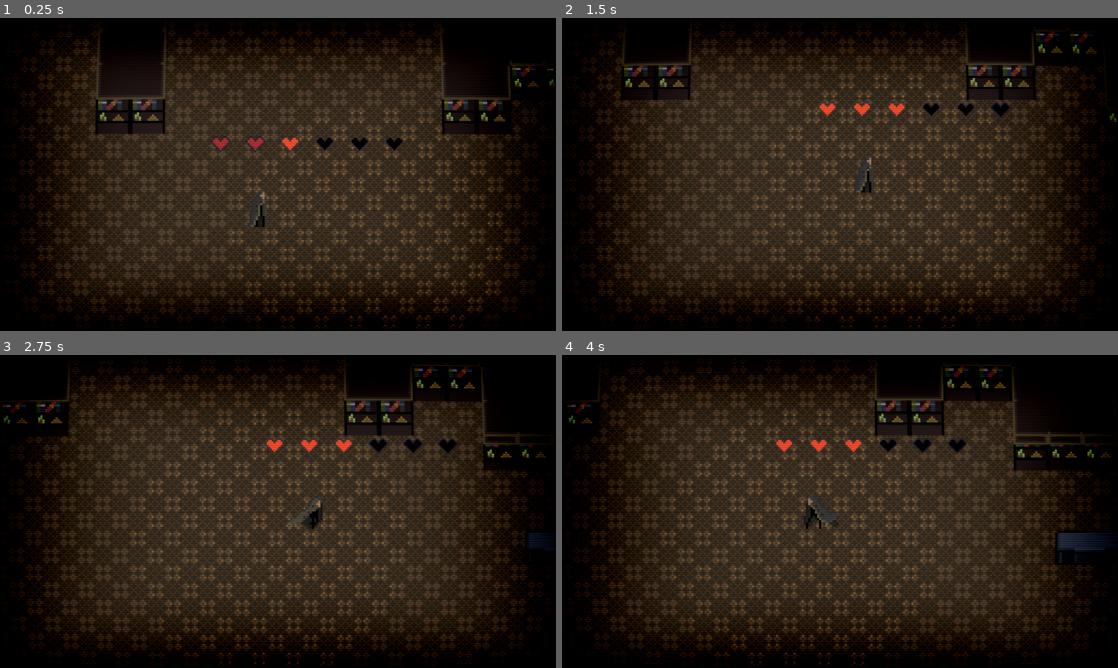
Above: before the commit, frames 1-4 (two rows, left to right).
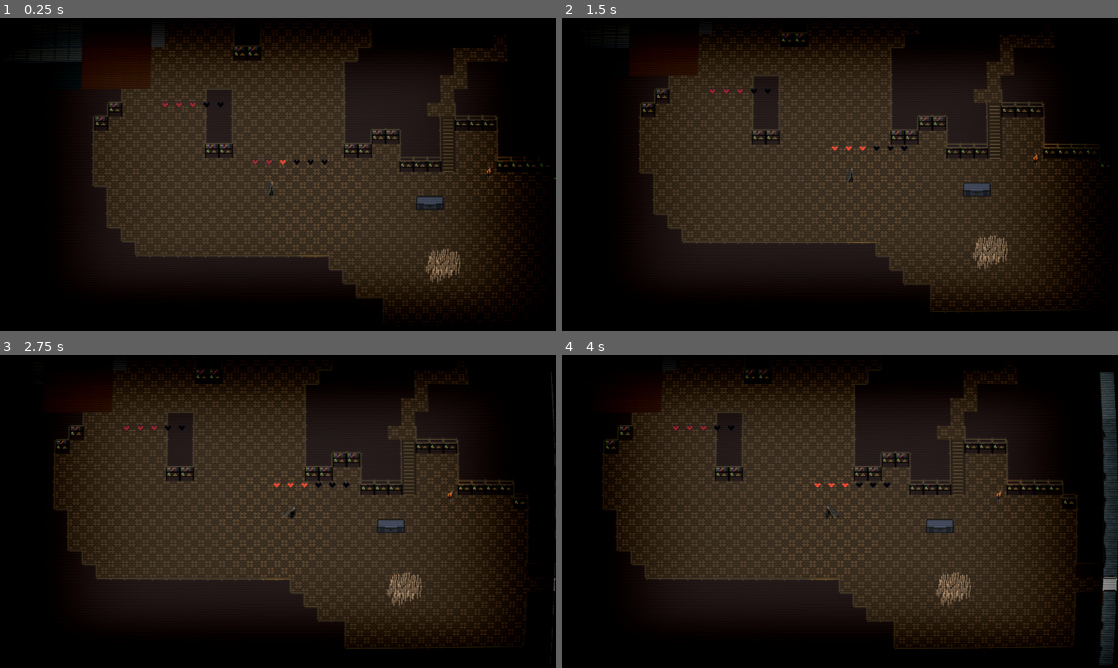
Above: after the commit, the same moments.

Repository: OliverN-beep/og-resident-evil-game-main
Game: Godot game, scene res://content/scenes/root.tscn
Two runs of this game, one before a commit and one after it. Both use one fixed random seed, a clock stepped at 60 frames per second and the inputs below.
Inputs (mouse positions are in pixels of both pictures, inside the frame that each line leads up to):
- Up to frame 1 (0.25 s): no input
- Up to frame 2 (1.5 s): move the mouse to (962, 158) at 0.52 s; hold D (right) 0.53-1.25 s; hold E (interact) 0.53-1.25 s; click (962, 158) at 0.67 s; drag from (728, 190) to (812, 237) at 1.27 s
- Up to frame 3 (2.75 s): move the mouse to (333, 442) at 2.02 s; hold D (right) from 2.03 s (still down); right-click (333, 442) at 2.1 s
- Up to frame 4 (4 s): release D (right) at 2.75 s; drag from (812, 574) to (673, 464) at 2.77 s; move the mouse to (1006, 558) at 3.52 s; press the mouse at (1006, 558) at 3.53 s; hold A (left) from 3.53 s (still down)

The runs differ from the first frame. In frame 1, 21% of the frame differs, in the area x 0-100%, y 0-100%; in frame 2, 21%; in frame 3, 20%; in frame 4, 21%.

Commit message:
minimal changes

Diff:
--- /dev/null
+++ b/content/UI/Inventory/resources/inventory_data/chest_data.tres
@@ -0,0 +1,11 @@
+[gd_resource type="Resource" script_class="InventoryData" load_steps=5 format=3 uid="uid://bchg0eh6w78r1"]
+
+[ext_resource type="Script" uid="uid://dttjy8l3fgchc" path="res://content/resources/item_data.gd" id="1_13xx3"]
+[ext_resource type="Resource" uid="uid://c52thd5g3dyps" path="res://content/UI/Inventory/resources/item_data/shotgun.tres" id="2_2y4p2"]
+[ext_resource type="Script" uid="uid://c141oo1kmrq0a" path="res://content/resources/inventory_data.gd" id="2_jl3ch"]
+[ext_resource type="Resource" uid="uid://dyeid5byoipmj" path="res://content/UI/Inventory/resources/item_data/shells.tres" id="3_612f7"]
+
+[resource]
+script = ExtResource("2_jl3ch")
+items = Array[ExtResource("1_13xx3")]([ExtResource("2_2y4p2"), ExtResource("3_612f7")])
+metadata/_custom_type_script = "uid://c141oo1kmrq0a"
--- /dev/null
+++ b/content/UI/Inventory/resources/inventory_data/player_data.tres
@@ -0,0 +1,11 @@
+[gd_resource type="Resource" script_class="InventoryData" load_steps=5 format=3 uid="uid://dhmfenv3waduj"]
+
+[ext_resource type="Script" uid="uid://dttjy8l3fgchc" path="res://content/resources/item_data.gd" id="1_i21hx"]
+[ext_resource type="Script" uid="uid://c141oo1kmrq0a" path="res://content/resources/inventory_data.gd" id="2_5cfv2"]
+[ext_resource type="Resource" uid="uid://chmahi0wef31" path="res://content/UI/Inventory/resources/item_data/handgun.tres" id="2_8byrv"]
+[ext_resource type="Resource" uid="uid://bfqdnpupf03j1" path="res://content/UI/Inventory/resources/item_data/medkit.tres" id="3_7c1h7"]
+
+[resource]
+script = ExtResource("2_5cfv2")
+items = Array[ExtResource("1_i21hx")]([ExtResource("2_8byrv"), ExtResource("3_7c1h7")])
+metadata/_custom_type_script = "uid://c141oo1kmrq0a"
--- a/content/UI/Inventory/scenes and scripts/chest_inventory.tscn
+++ b/content/UI/Inventory/scenes and scripts/chest_inventory.tscn
@@ -1,17 +1,9 @@
-[gd_scene load_steps=9 format=3 uid="uid://1bns34lnihe1"]
+[gd_scene load_steps=5 format=3 uid="uid://1bns34lnihe1"]
 
 [ext_resource type="Script" uid="uid://cb4aufnrp256e" path="res://content/UI/Inventory/scenes and scripts/inventory.gd" id="1_u63ji"]
-[ext_resource type="Script" uid="uid://dttjy8l3fgchc" path="res://content/resources/item_data.gd" id="2_whu0b"]
-[ext_resource type="Script" uid="uid://c141oo1kmrq0a" path="res://content/resources/inventory_data.gd" id="3_ueq0y"]
-[ext_resource type="Resource" uid="uid://c52thd5g3dyps" path="res://content/UI/Inventory/inventory resources/shotgun.tres" id="3_vlpsj"]
-[ext_resource type="Resource" uid="uid://chmahi0wef31" path="res://content/UI/Inventory/inventory resources/handgun.tres" id="4_0610h"]
+[ext_resource type="Resource" uid="uid://bchg0eh6w78r1" path="res://content/UI/Inventory/resources/inventory_data/chest_data.tres" id="2_vnocv"]
 [ext_resource type="Script" uid="uid://0jlsmvn2luwe" path="res://content/UI/Inventory/scenes and scripts/item_grid.gd" id="7_7h6be"]
 [ext_resource type="PackedScene" uid="uid://b3q3blp1fmvsf" path="res://content/UI/Inventory/scenes and scripts/inventory_slot.tscn" id="8_v21qh"]
-
-[sub_resource type="Resource" id="Resource_lajs6"]
-script = ExtResource("3_ueq0y")
-items = Array[ExtResource("2_whu0b")]([ExtResource("3_vlpsj"), ExtResource("4_0610h")])
-metadata/_custom_type_script = "uid://c141oo1kmrq0a"
 
 [node name="ChestInventory" type="Control"]
 layout_mode = 3
@@ -27,7 +19,7 @@
 offset_right = 40.0
 offset_bottom = 40.0
 script = ExtResource("1_u63ji")
-inventory_data = SubResource("Resource_lajs6")
+inventory_data = ExtResource("2_vnocv")
 
 [node name="ItemGrid" type="GridContainer" parent="Inventory"]
 unique_name_in_owner = true
--- a/content/UI/Inventory/scenes and scripts/player_inventory.tscn
+++ b/content/UI/Inventory/scenes and scripts/player_inventory.tscn
@@ -1,17 +1,9 @@
-[gd_scene load_steps=9 format=3 uid="uid://dx86234kxp1ur"]
+[gd_scene load_steps=5 format=3 uid="uid://dx86234kxp1ur"]
 
 [ext_resource type="Script" uid="uid://cb4aufnrp256e" path="res://content/UI/Inventory/scenes and scripts/inventory.gd" id="1_b356l"]
-[ext_resource type="Script" uid="uid://dttjy8l3fgchc" path="res://content/resources/item_data.gd" id="2_mdnw4"]
-[ext_resource type="Script" uid="uid://c141oo1kmrq0a" path="res://content/resources/inventory_data.gd" id="3_632r1"]
-[ext_resource type="Resource" uid="uid://chmahi0wef31" path="res://content/UI/Inventory/inventory resources/handgun.tres" id="4_3ktey"]
-[ext_resource type="Resource" uid="uid://c52thd5g3dyps" path="res://content/UI/Inventory/inventory resources/shotgun.tres" id="4_c4ces"]
+[ext_resource type="Resource" uid="uid://dhmfenv3waduj" path="res://content/UI/Inventory/resources/inventory_data/player_data.tres" id="2_gulgc"]
 [ext_resource type="Script" uid="uid://0jlsmvn2luwe" path="res://content/UI/Inventory/scenes and scripts/item_grid.gd" id="7_uxy71"]
 [ext_resource type="PackedScene" uid="uid://b3q3blp1fmvsf" path="res://content/UI/Inventory/scenes and scripts/inventory_slot.tscn" id="8_inouc"]
-
-[sub_resource type="Resource" id="Resource_c4ces"]
-script = ExtResource("3_632r1")
-items = Array[ExtResource("2_mdnw4")]([ExtResource("4_3ktey"), ExtResource("4_c4ces")])
-metadata/_custom_type_script = "uid://c141oo1kmrq0a"
 
 [node name="PlayerInventory" type="Control"]
 layout_mode = 3
@@ -28,7 +20,7 @@
 offset_right = 40.0
 offset_bottom = 40.0
 script = ExtResource("1_b356l")
-inventory_data = SubResource("Resource_c4ces")
+inventory_data = ExtResource("2_gulgc")
 
 [node name="ItemGrid" type="GridContainer" parent="Inventory"]
 unique_name_in_owner = true
--- a/content/chest/chest.tscn
+++ b/content/chest/chest.tscn
@@ -2,7 +2,7 @@
 
 [ext_resource type="Script" uid="uid://drk8uacascpwo" path="res://content/chest/chest.gd" id="1_chc5m"]
 [ext_resource type="Texture2D" uid="uid://b4ohab6kft7yr" path="res://content/chest/storage_chest.tres" id="1_tdv3h"]
-[ext_resource type="PackedScene" uid="uid://cnttff5qgne7j" path="res://content/UI/Inventory/scenes and scripts/comparison_inventory.tscn" id="2_6ivny"]
+[ext_resource type="PackedScene" uid="uid://1bns34lnihe1" path="res://content/UI/Inventory/scenes and scripts/chest_inventory.tscn" id="2_yahd8"]
 
 [sub_resource type="RectangleShape2D" id="RectangleShape2D_11wu7"]
 size = Vector2(54, 36)
@@ -49,7 +49,7 @@
 
 [node name="Chest" type="Area2D"]
 script = ExtResource("1_chc5m")
-chest_inventory_scene = ExtResource("2_6ivny")
+chest_inventory_scene = ExtResource("2_yahd8")
 
 [node name="CollisionShape2D" type="CollisionShape2D" parent="."]
 shape = SubResource("RectangleShape2D_11wu7")
--- a/content/guns/gun.gd
+++ b/content/guns/gun.gd
@@ -17,7 +17,6 @@
 var gun_resource: GunResource
 var bullet_component: BulletComponent
 var inventory_data: InventoryData
-
 
 # Ammo stuff
 var current_ammo := 0
--- a/content/scenes/root.tscn
+++ b/content/scenes/root.tscn
@@ -19,7 +19,7 @@
 script = ExtResource("1_l0ysy")
 
 [node name="Camera2D" type="Camera2D" parent="."]
-zoom = Vector2(5, 5)
+zoom = Vector2(2, 2)
 script = ExtResource("2_ym51k")
 
 [node name="Player" parent="." instance=ExtResource("1_870w3")]
Renamed: content/UI/Inventory/inventory resources/handgun.tres -> content/UI/Inventory/resources/item_data/handgun.tres
Renamed: content/UI/Inventory/inventory resources/magnum.tres -> content/UI/Inventory/resources/item_data/magnum.tres
Renamed: content/UI/Inventory/inventory resources/medkit.tres -> content/UI/Inventory/resources/item_data/medkit.tres
Renamed: content/UI/Inventory/inventory resources/rifle.tres -> content/UI/Inventory/resources/item_data/rifle.tres
Renamed: content/UI/Inventory/inventory resources/shells.tres -> content/UI/Inventory/resources/item_data/shells.tres
Renamed: content/UI/Inventory/inventory resources/shotgun.tres -> content/UI/Inventory/resources/item_data/shotgun.tres
